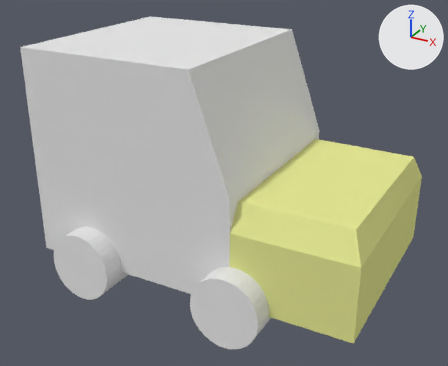
The Blender file third-week-b/assets/jimny.blend, before and after one commit.
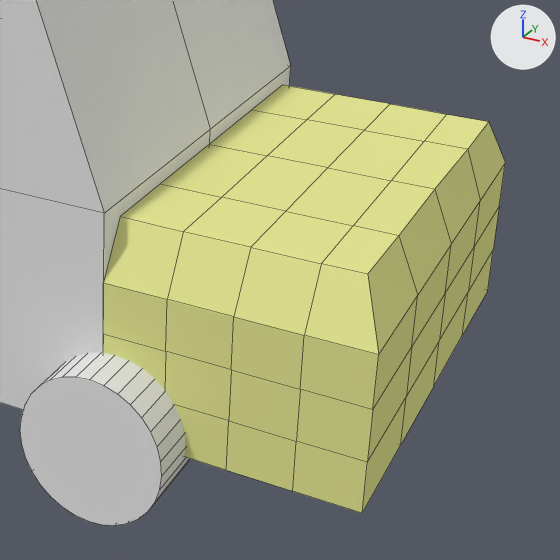
Old and new are each drawn whole from a camera (50 mm lens) standing at (5.64, -8.64, 4.48) and looking at (0.7, 0.33, -0.01) and again close up on the part from 40% to 100% of the width and 27% to 100% of the height. Arrows for +X, +Y and +Z are at upper right; the lights stay in place. The close-ups show mesh edges as thin lines.

The scene before the commit, as lines of its bpy script (objects in view):
```python
me_cube = bpy.data.meshes.new('Cube')
me_cube.from_pydata(...)  # 26 vertices, 24 faces; spans x -2.59..1.27, y -0.03..3.6, z -1.77..1.95
me_cube.materials.append(mat_material_002)  # its picture is missing
me_cube_001 = bpy.data.meshes.new('Cube.001')
me_cube_001.from_pydata(...)  # 98 vertices, 96 faces; spans x -1.2..1.2, y -1.0..1.0, z -1.0..1.0
me_cube_001.materials.append(mat_material_001)  # its picture is missing
me_cylinder_002 = bpy.data.meshes.new('Cylinder.002')
me_cylinder_002.from_pydata(...)  # 64 vertices, 34 faces; spans x -1.41..1.41, y -2.01..1.08, z -1.1..0.18
me_cylinder_002.materials.append(mat_material_005)  # white #e7e7e7
ob_cube = bpy.data.objects.new('Cube', me_cube)
ob_cube.location = (0.48, -1.357, 0.503)
ob_cube_001 = bpy.data.objects.new('Cube.001', me_cube_001)
ob_cube_001.location = (2.76, 0.423, -0.377)
ob_cube_001.scale = (0.843, 1.81, 0.843)
ob_cylinder_000 = bpy.data.objects.new('Cylinder.000', me_cylinder_002)
ob_cylinder_000.location = (1.848, -0.715, -1.354)
ob_cylinder_000.rotation_euler = (-1.626, 0.0, 0.0)  # degrees (-93, 0, 0)
ob_cylinder_000.scale = (0.416, 0.414, 1.0)
```
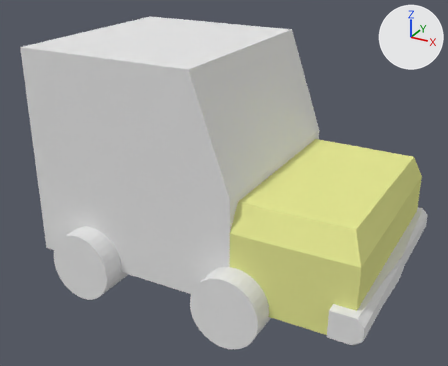
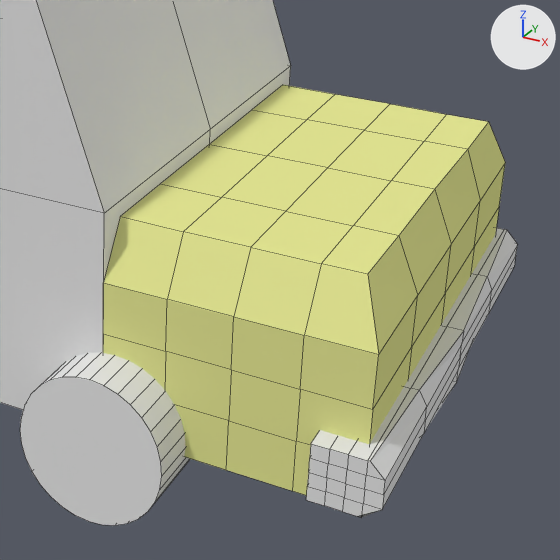
What changed in the scene script:
```text
Add mat_material:
    mat_material = diffuse_material('Material')
    mat_material.base_color = (0.8, 0.8, 0.8)  # white #e7e7e7
Add me_cube_002:
    me_cube_002.from_pydata(...)  # 98 vertices, 96 faces; spans x 1.19..1.71, y 2.24..6.19, z -0.12..0.35
    me_cube_002.materials.append(mat_material)  # its picture is missing
Add ob_cube_002:
    ob_cube_002 = bpy.data.objects.new('Cube.002', me_cube_002)
    ob_cube_002.location = (2.238, -3.811, -0.999)
```

What differs and where, as boxes (x1, y1, x2, y2) in the close-ups (560 x 560 px):
'Cube.002', added: after (306, 228, 517, 518)
